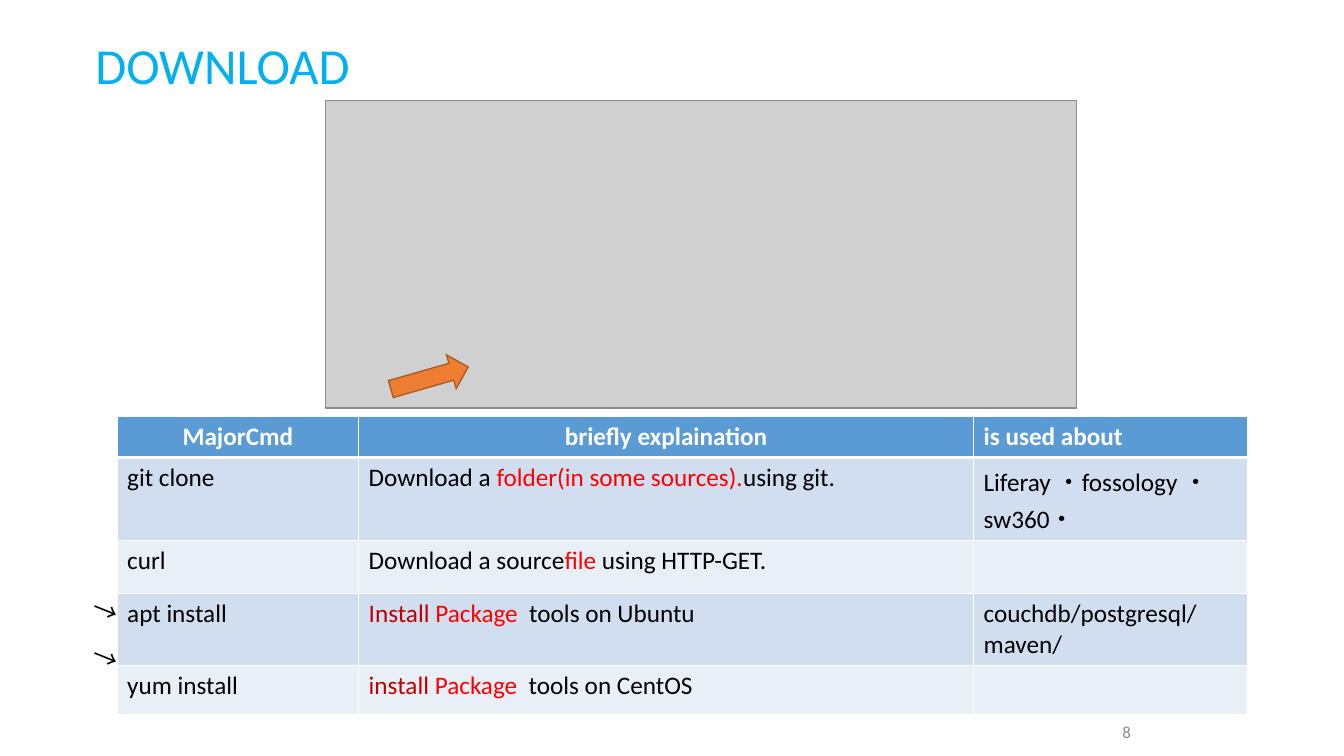
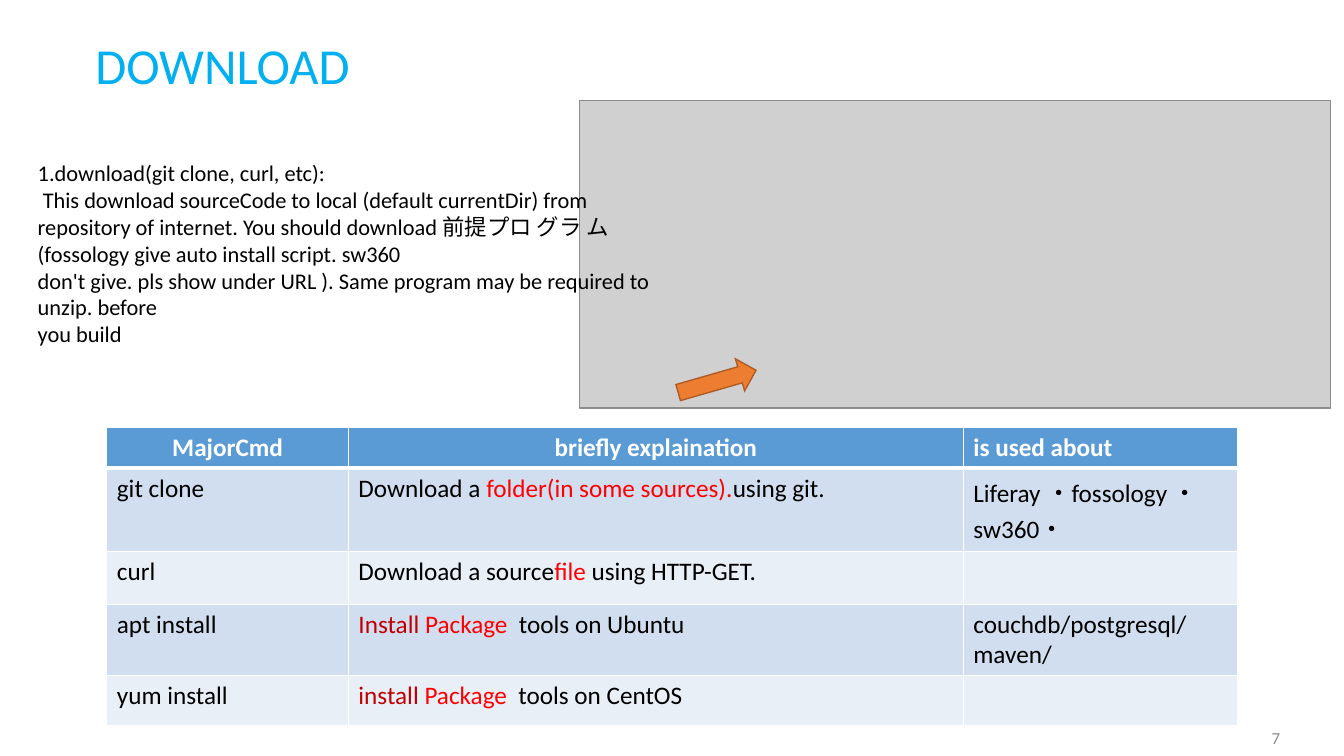
Before and after one commit to daito2223653/document, a slide deck: slide 7 of sub.pptx (slide 8 before the commit). Drawn at 1344x756 pixels with LibreOffice and Linux fonts; fonts in the diff are those of the drawing; grey boxes stand for pictures. Boxes give left, top, right and bottom in pixels: in the first picture for what was removed or moved away, otherwise in the second. Text is boxed around its words. In the diff, an @@ line names an element or a change of style, - is before the commit and + after.

```diff
--- a/sub.pptx
+++ b/sub.pptx
@@ picture: place and size @@
-picture at (326, 101, 1077, 408)
+picture at (580, 101, 1331, 408)
@@ text added at (38, 165, 649, 346), 16 pt, text #000000 @@
+1.download(git clone, curl, etc):
+This download sourceCode to local (default currentDir) from repository of internet. You should download 前提プロ グラ ム(fossology give auto install script. sw360
+don't give. pls show under URL ). Same program may be required to unzip. before
+you build
@@ right arrow: place and size @@
-right arrow at (386, 351, 473, 407)
+right arrow at (674, 355, 760, 409)
@@ table: place and size @@
-table at (117, 416, 1248, 703)
+table at (107, 427, 1238, 713)
@@ text removed at (54, 582, 133, 701) @@
-↑
@@ text removed at (54, 629, 133, 748) @@
-↑
@@ page number at (1272, 733, 1280, 744): text changed @@
-8
+7
```
Also in this commit, not shown: 8 other slides changed, 2 slides added, 2 slides removed.
